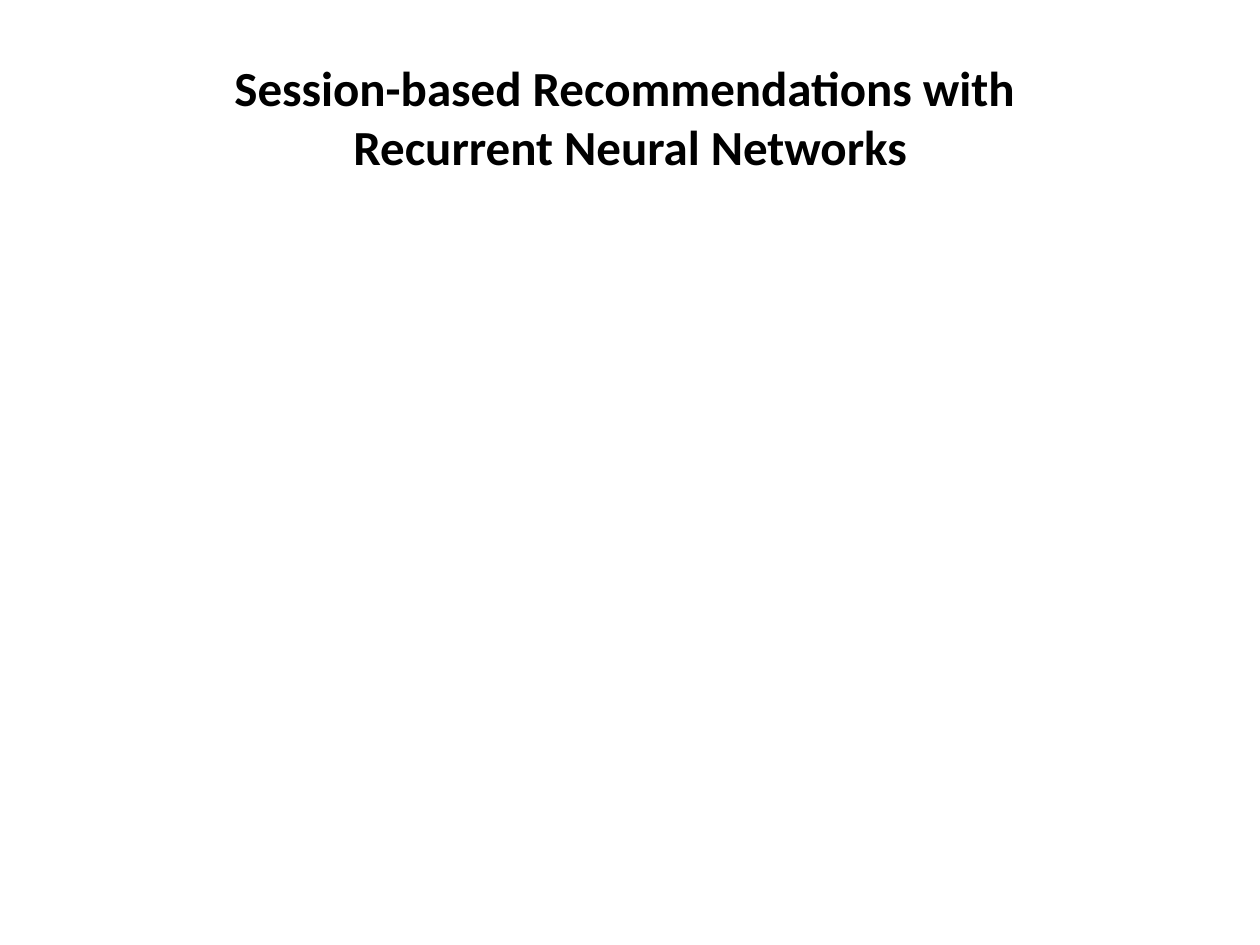
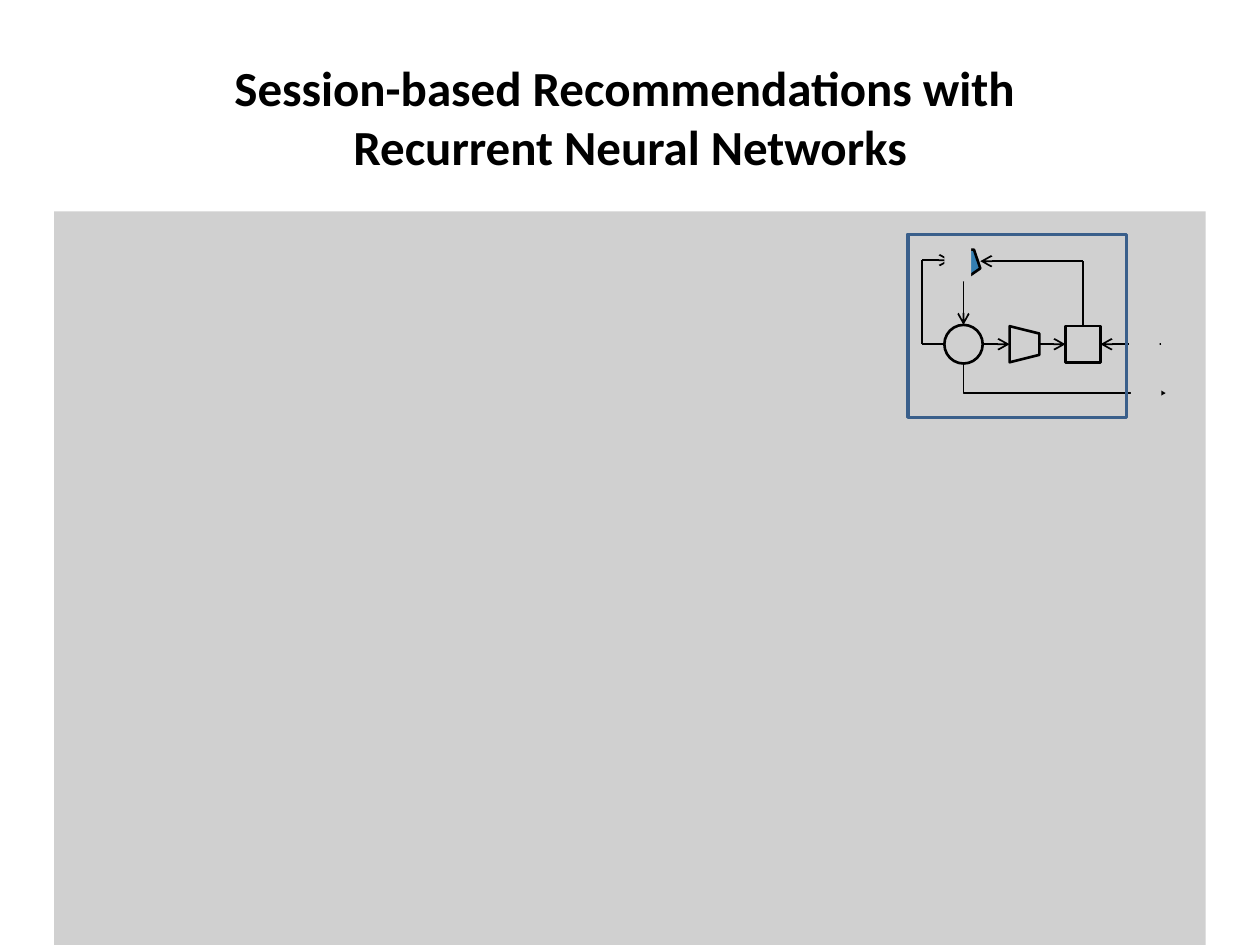
Before and after one commit to royee17/DS_Workshop, a slide deck: slide 4 of Methods.pptx. Drawn at 1260x945 pixels with LibreOffice and Linux fonts; fonts in the diff are those of the drawing; grey boxes stand for pictures. Boxes give left, top, right and bottom in pixels: in the first picture for what was removed or moved away, otherwise in the second. Text is boxed around its words. In the diff, an @@ line names an element or a change of style, - is before the commit and + after.

```diff
--- a/Methods.pptx
+++ b/Methods.pptx
@@ picture added at [54, 212, 1206, 945] @@
@@ rectangle added at [907, 234, 1126, 417], outline #3A5F8C 2 pt @@
@@ picture added at [944, 239, 970, 282] @@
@@ arrow added from (922, 260) to (951, 260), #000000 1 pt @@
@@ line added from (922, 344) to (922, 260), #000000 1 pt @@
@@ pentagon added at [946, 249, 980, 280], fill #347EB1, outline #000000 1.5 pt @@
@@ arrow added from (964, 249) to (964, 325), #000000 1 pt @@
@@ arrow added from (1084, 261) to (980, 261), #000000 1 pt @@
@@ line added from (1084, 326) to (1084, 261), #000000 1 pt @@
@@ picture added at [944, 325, 982, 364] @@
@@ picture added at [1010, 326, 1040, 362] @@
@@ picture added at [1066, 326, 1101, 363] @@
@@ picture added at [1129, 305, 1159, 348] @@
@@ line added from (944, 344) to (922, 344), #000000 1 pt @@
@@ arrow added from (983, 344) to (1009, 344), #000000 1 pt @@
@@ arrow added from (1040, 344) to (1066, 344), #000000 1 pt @@
@@ arrow added from (1162, 344) to (1100, 344), #000000 1 pt @@
@@ elbow arrow added from (964, 364) to (1166, 393), #000000 1 pt @@
@@ picture added at [1131, 386, 1162, 428] @@
```
Also in this commit, not shown: 3 other slides changed, 18 other files.
